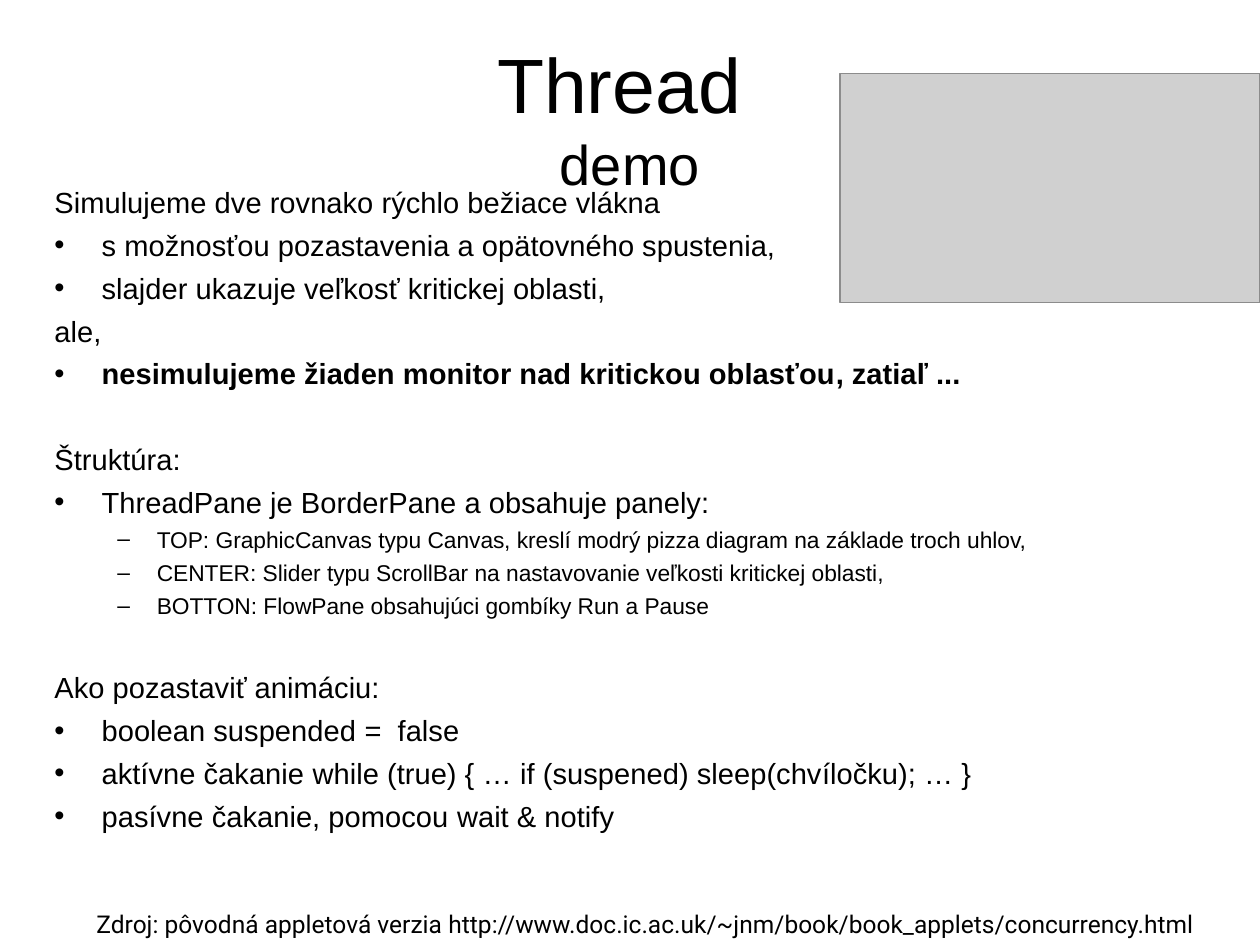
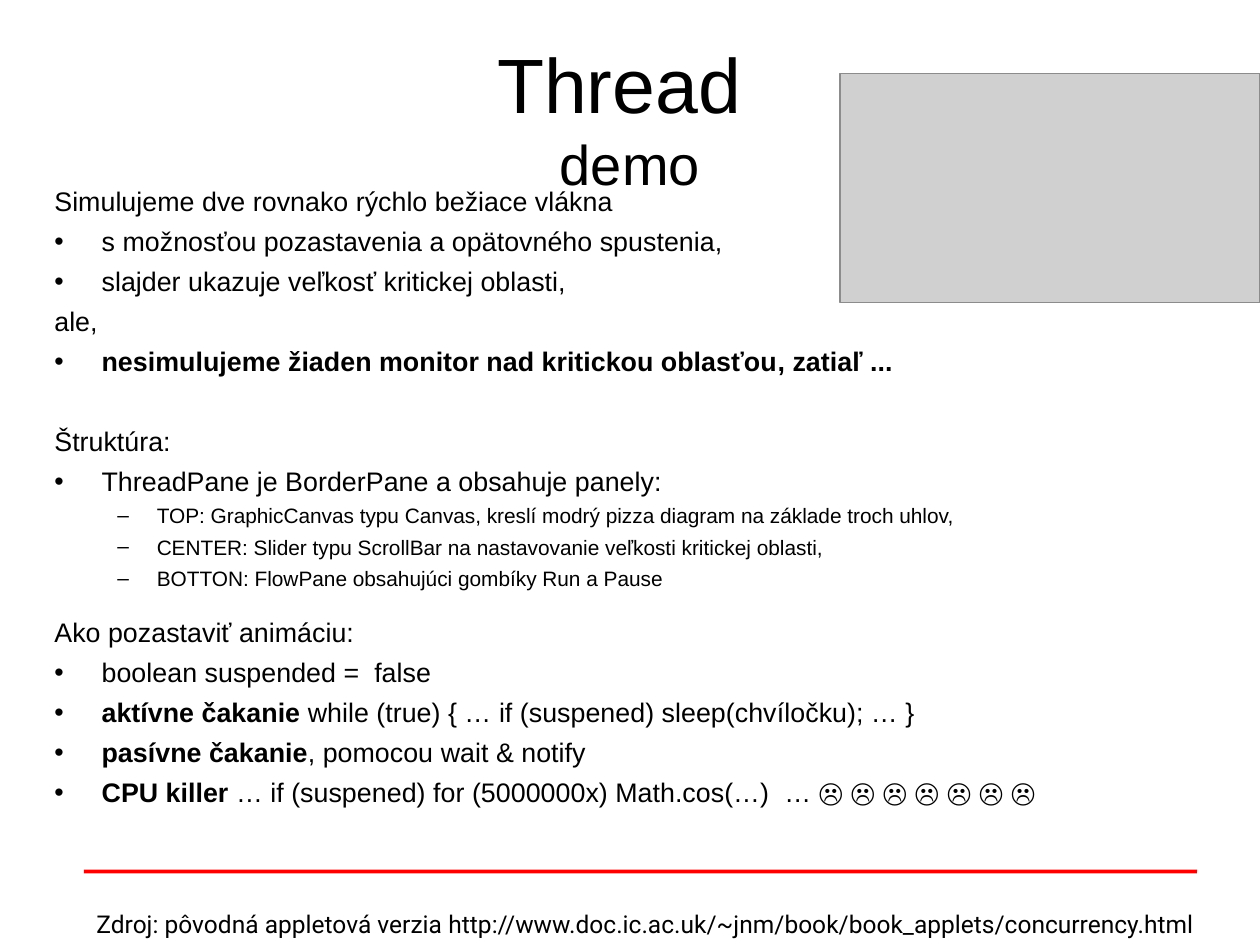
Before and after one commit to Programovanie4/Prednasky, a slide deck: slide 25 of 09/09_java.ppt (slide 23 before the commit). Drawn at 1260x945 pixels with LibreOffice and Linux fonts; fonts in the diff are those of the drawing; grey boxes stand for pictures. Boxes give left, top, right and bottom in pixels: in the first picture for what was removed or moved away, otherwise in the second. Text is boxed around its words. In the diff, an @@ line names an element or a change of style, - is before the commit and + after.

```diff
--- a/09/09_java.ppt
+++ b/09/09_java.ppt
@@ text at bbox=[54, 191, 953, 768]: size 16.6 to 15.3 pt in "Simulujeme dve rovnako rýchlo bežiace vlákna", "s možnosťou pozastavenia a opätovného spustenia,", "slajder ukazuje veľkosť kritickej oblasti,", "ale," and 7 more places; size 12.9 to 11.9 pt in "TOP: GraphicCanvas typu Canvas, kreslí modrý pizza ...", "CENTER: Slider typu ScrollBar na nastavovanie veľkosti ...", "BOTTON: FlowPane obsahujúci gombíky Run a Pause"; bold on in "aktívne čakanie", "pasívne čakanie," @@
@@ text at bbox=[102, 782, 769, 808]: paragraph added @@
+• CPU killer … if (suspened) for (5000000x) Math.cos(…) … ☹ ☹ ☹ ☹ ☹ ☹ ☹
@@ line added from (84, 872) to (1197, 872), #FF0000 2.24 pt @@
```
Also in this commit, not shown: 5 other slides changed, 2 slides added, 6 other files.
